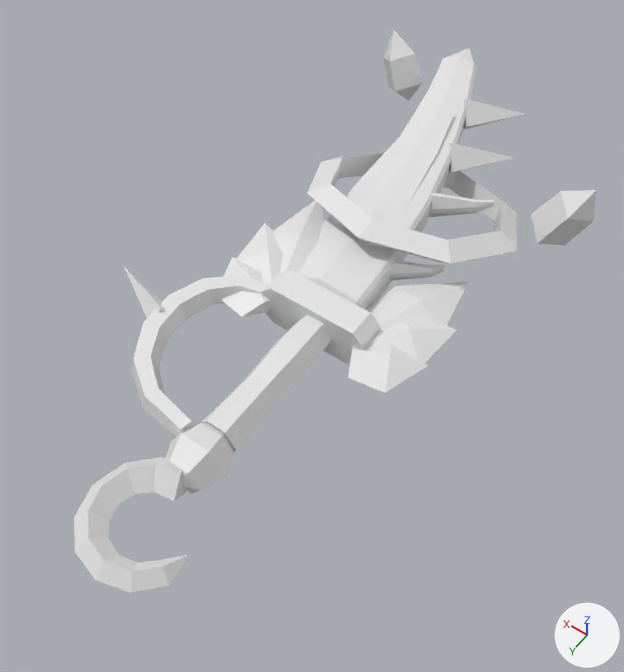
Renders of the FBX model roblox/art/weapons/dualblade_primordial.fbx from each side of a commit.
Rendered twice from a 50 mm lens placed at (-1.17, 1.52, 2.56), pointed at (0.06, -0.21, -0.16). Lighting does not change. The marker at lower right points along +X, +Y and +Z. The picture after the commit comes second. Where no turn or scale is listed for an object, it has been applied to the vertices.

The first picture shows 'Blade', 'Crystals', 'Fuller', 'Grip', 'Guard', 'Halo', 'Pommel', 'Runes', 'Wing_L', 'Wing_R'.
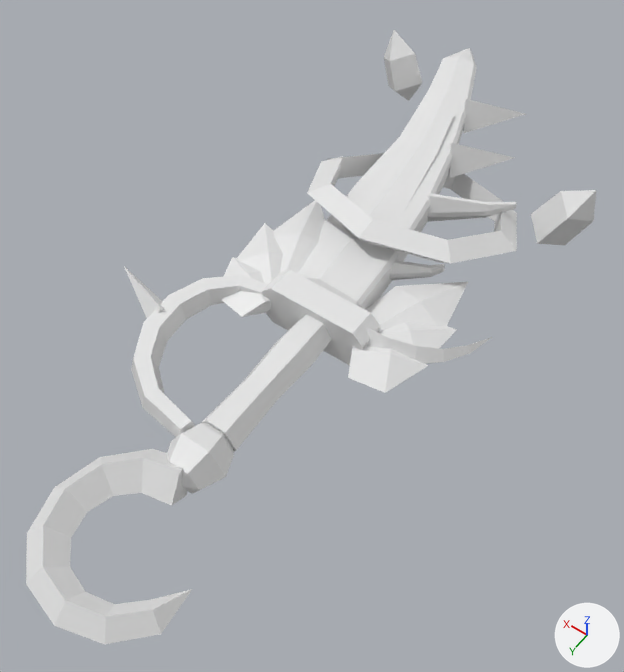
Changed parts and their boxes (x1, y1, x2, y2) in the pictures (624 x 672 px; the box of a moved part takes in the faces that stretch with it):
'Pommel', reshaped (30% wider, 30% taller): before (74, 423, 234, 593); after (26, 423, 234, 644)
'Runes', reshaped (7% taller): before (449, 99, 525, 173); after (449, 99, 525, 178)
part 1 of me_runes_002, moved or reshaped: before (449, 143, 515, 173); after (449, 143, 515, 178)
part 2 of me_runes_002, moved or reshaped: before (463, 99, 525, 130); after (463, 99, 525, 133)
part 3 of me_pommel_006, moved or reshaped: before (74, 457, 189, 593); after (26, 449, 192, 644)

What the commit changed:
me_pommel_006 is used by ob_pommel; location (0.0, 0.0, 0.0).
me_pommel_006 had 62 vertices, 62 faces and spanned x -0.215..0.221, y 0.43..1.052, z -0.104..0.104.
me_pommel_006 now has 62 vertices, 62 faces and spans x -0.294..0.316, y 0.43..1.225, z -0.104..0.104.
me_pommel_006 part 3: 37 of 62 vertices moved; they spanned x -0.215..0.221, y 0.572..1.052, z -0.07..0.07 and now span x -0.294..0.316, y 0.555..1.225, z -0.088..0.088; mean shift (0.018, 0.092, 0.0); largest move (-0.02, 1.052, 0.0) -> (-0.02, 1.225, 0.0).
me_runes_002 is used by ob_runes; location (0.0, 0.0, 0.0).
me_runes_002 had 10 vertices, 10 faces and spanned x -0.16..0.235, y -1.77..-1.209, z -0.09..0.09.
me_runes_002 now has 8 vertices, 8 faces and spans x -0.16..0.228, y -1.77..-1.219, z -0.045..0.09.
me_runes_002 part 1: 3 vertices removed from x 0.026..0.134, y -1.353..-1.209, z -0.09..0.0; 2 vertices added at x 0.033..0.127, y -1.343..-1.219, z -0.045.
me_runes_002 part 2: 3 vertices removed from x 0.127..0.235, y -1.662..-1.518, z -0.09..0.0; 2 vertices added at x 0.134..0.228, y -1.653..-1.528, z -0.045.
